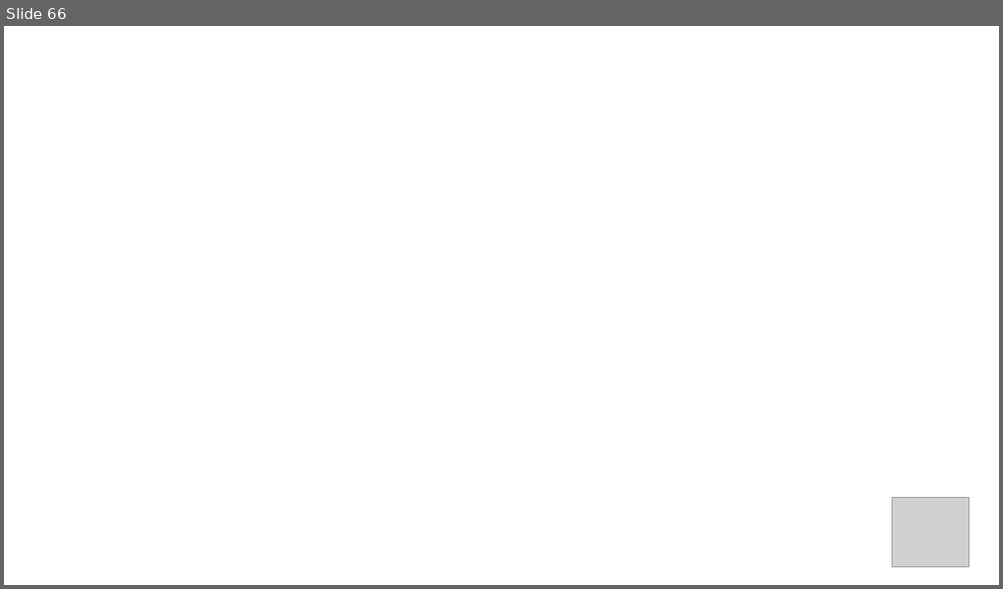
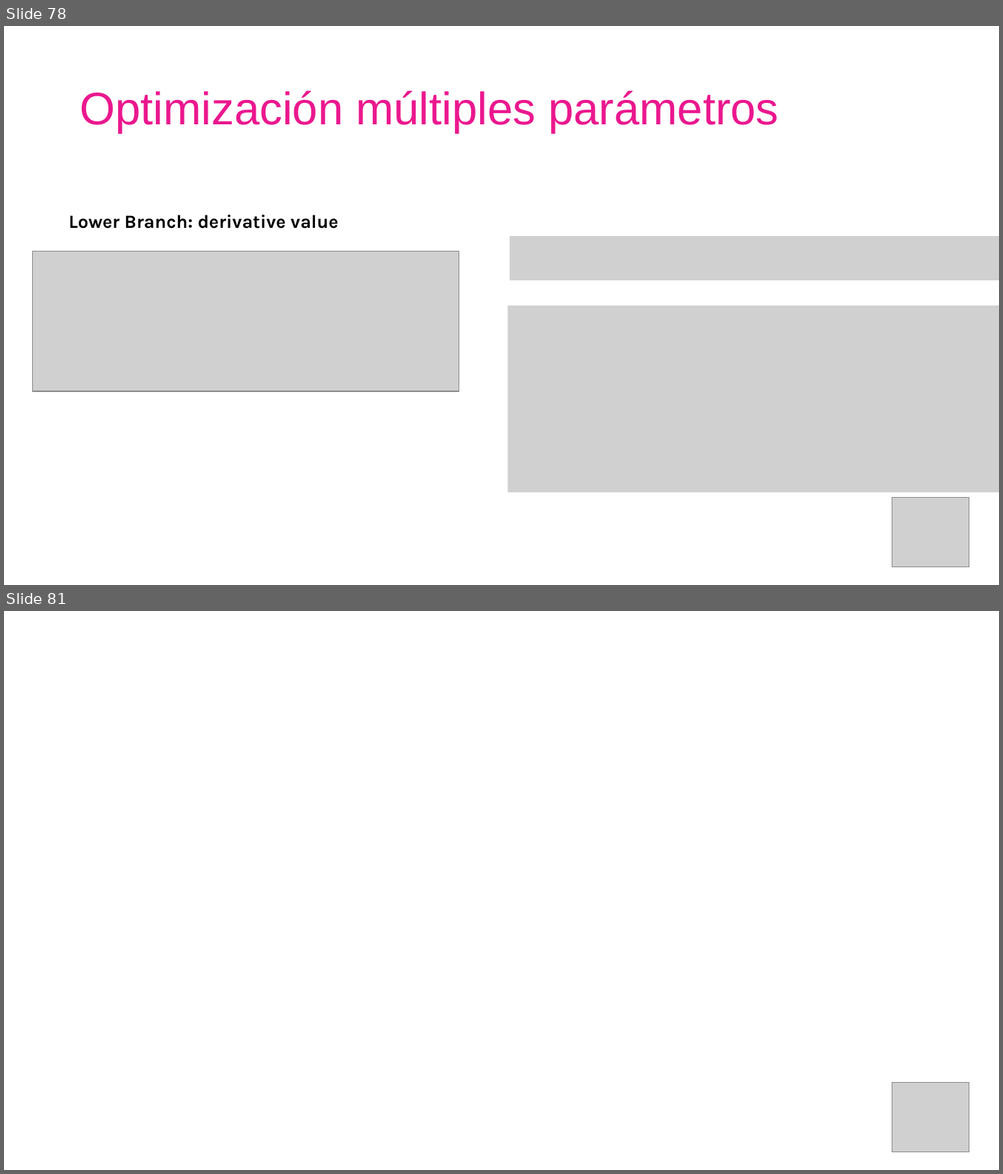
Before and after one commit to AISC-Madrid/workshop-materials, a slide deck: Neural Networks/Slides.pptx. Shown one above the other, each under a label of ours: slide 66 before the commit, slides 78 and 81 after it; the slides between them are not shown. The pictures are 1003x589 and 1003x1174 pixels, drawn with LibreOffice and Linux fonts; fonts in the diff are those of the drawing; grey boxes stand for pictures. Boxes give left, top, right and bottom in pixels: in the first picture for what was removed or moved away, otherwise in the second. Text is boxed around its words. In the diff, an @@ line names an element or a change of style, - is before the commit and + after.

```diff
--- a/Neural Networks/Slides.pptx
+++ b/Neural Networks/Slides.pptx
@@ slide 78 added at [4,26,999,585], background #FFFFFF @@
@@ title added at [79,90,778,133], 44 pt, text #EB178E @@
+Optimización múltiples parámetros
@@ text added at [68,215,338,229], 18 pt, text #000000, bold @@
+Lower Branch: derivative value
@@ picture added at [510,236,999,281] @@
@@ picture added at [32,252,459,392] @@
@@ picture added at [508,306,999,493] @@
@@ picture added at [892,498,969,568] @@
@@ what was slide 66 is now slide 81 @@
```
Also in this commit, not shown: 19 other slides added, 5 slides removed, 10 other files.
